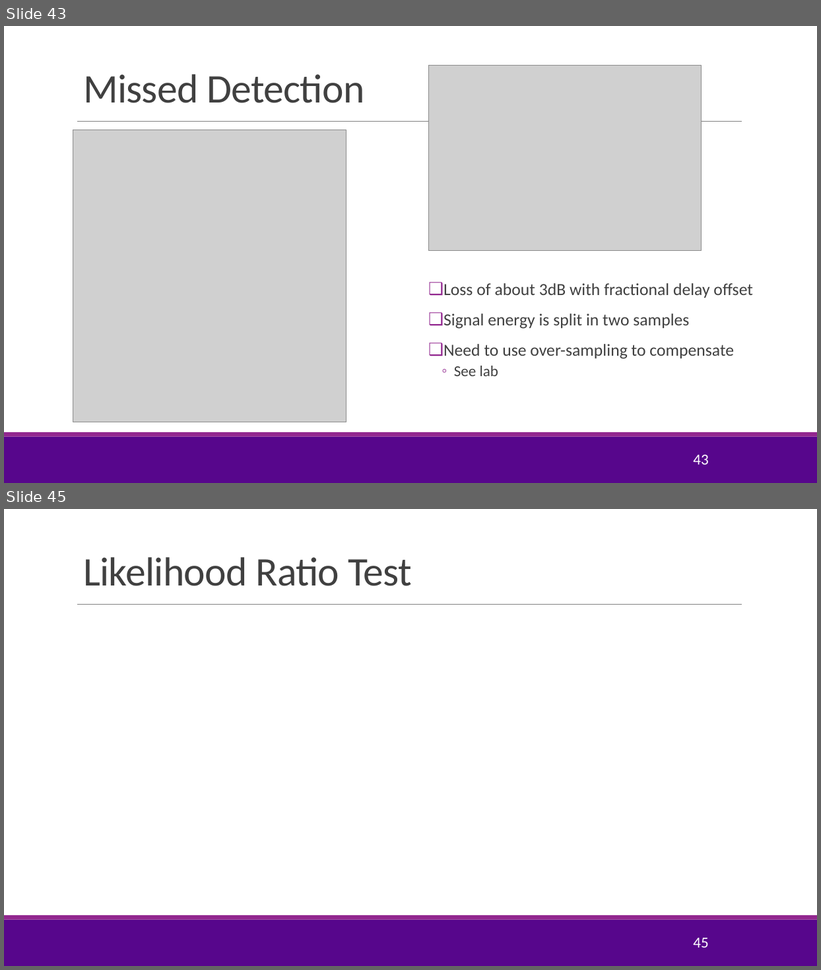
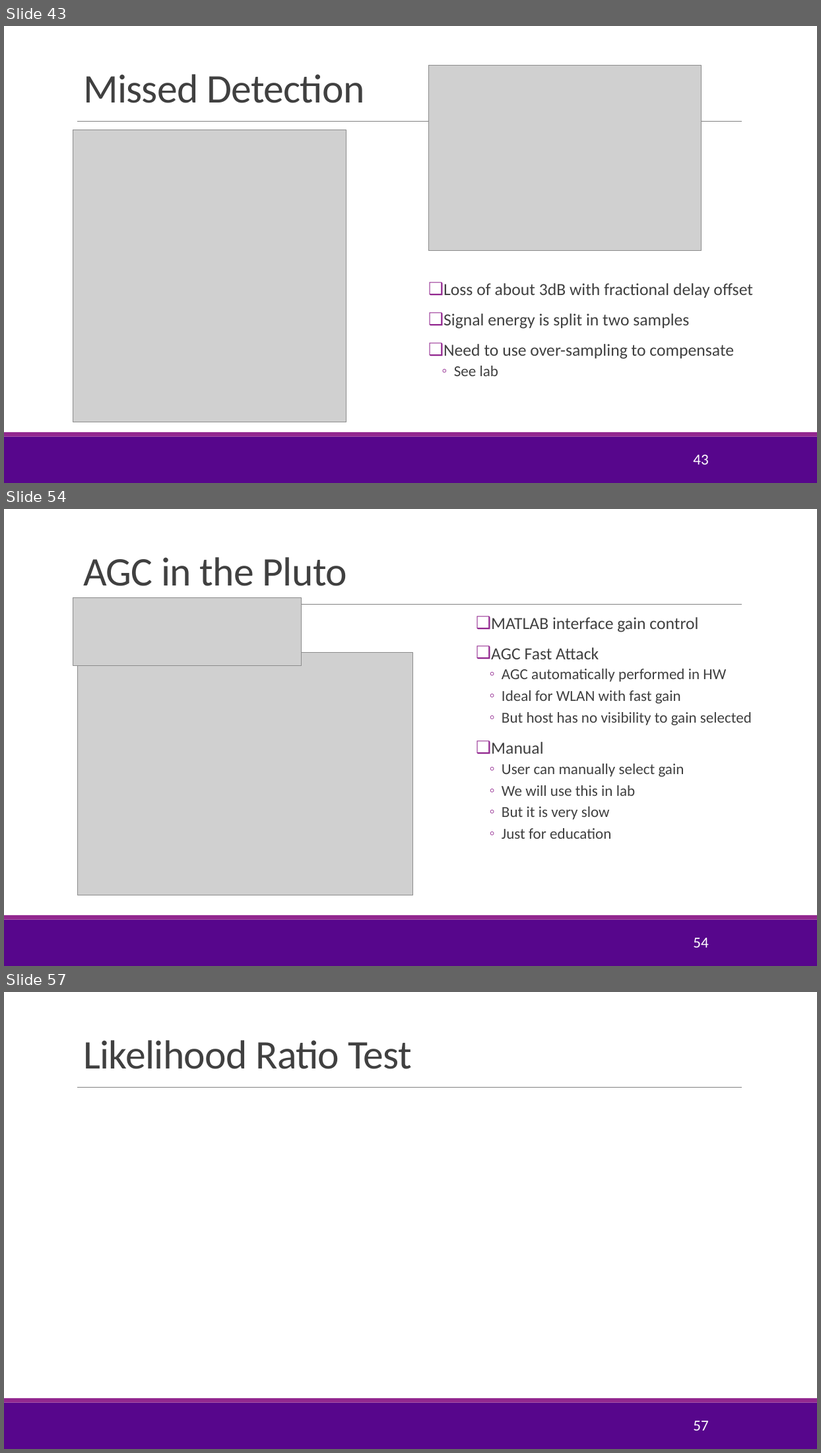
Before and after one commit to sdrangan/digitalcomm, a slide deck: Lectures/Unit07_Sync.pptx. Shown one above the other, each under a label of ours: slides 43 and 45 before the commit, slides 43, 54 and 57 after it; the slides between them are not shown. The pictures are 821x970 and 821x1453 pixels, drawn with LibreOffice and Linux fonts; fonts in the diff are those of the drawing; grey boxes stand for pictures; background and template pictures are left out. Boxes give left, top, right and bottom in pixels: in the first picture for what was removed or moved away, otherwise in the second. Text is boxed around its words. In the diff, an @@ line names an element or a change of style, - is before the commit and + after.

```diff
--- a/Lectures/Unit07_Sync.pptx
+++ b/Lectures/Unit07_Sync.pptx
@@ slide 54 added at [4,509,817,966], background #FFFFFF; not listed: 3 template elements that a slide beside it also shows @@
@@ title added at [83,557,347,586], 48 pt, text #404040 @@
+AGC in the Pluto
@@ picture added at [73,597,301,665] @@
@@ text added at [491,617,752,839], 18 pt, text #404040 @@
+❑ MATLAB interface gain control
+❑ AGC Fast Attack
+  ◦ AGC automatically performed in HW
+  ◦ Ideal for WLAN with fast gain
+  ◦ But host has no visibility to gain selected
+❑ Manual
+  ◦ User can manually select gain
+  ◦ We will use this in lab
+  ◦ But it is very slow
+  ◦ Just for education
@@ picture added at [78,652,413,895] @@
@@ page number added at [693,938,708,948], 18 pt, text #FFFFFF @@
+54
@@ what was slide 45 is now slide 57 @@
@@ page number at [693,1421,708,1431]: text changed @@
-45
+57
```
Also in this commit, not shown: 5 slides changed, 11 other slides added, 3 other files.
